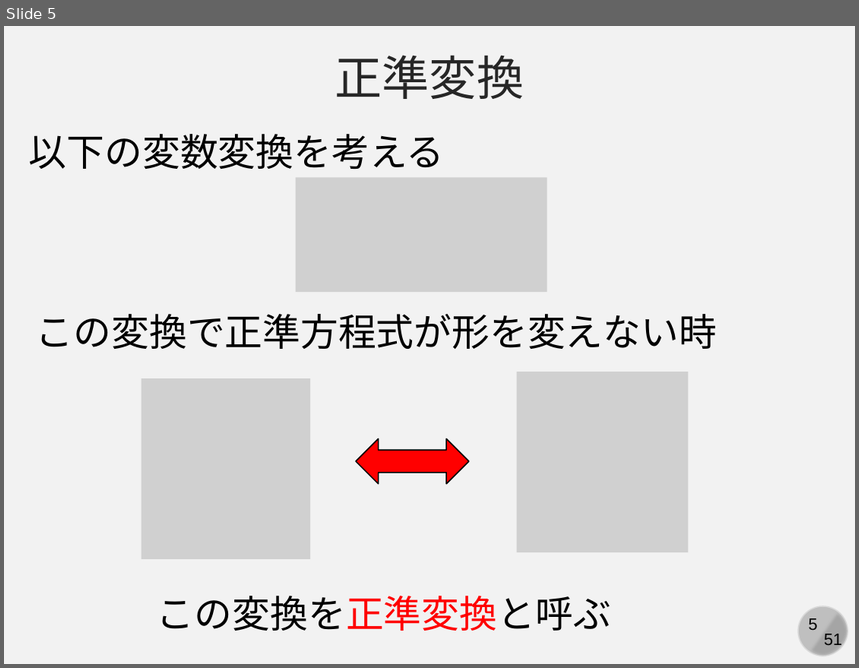
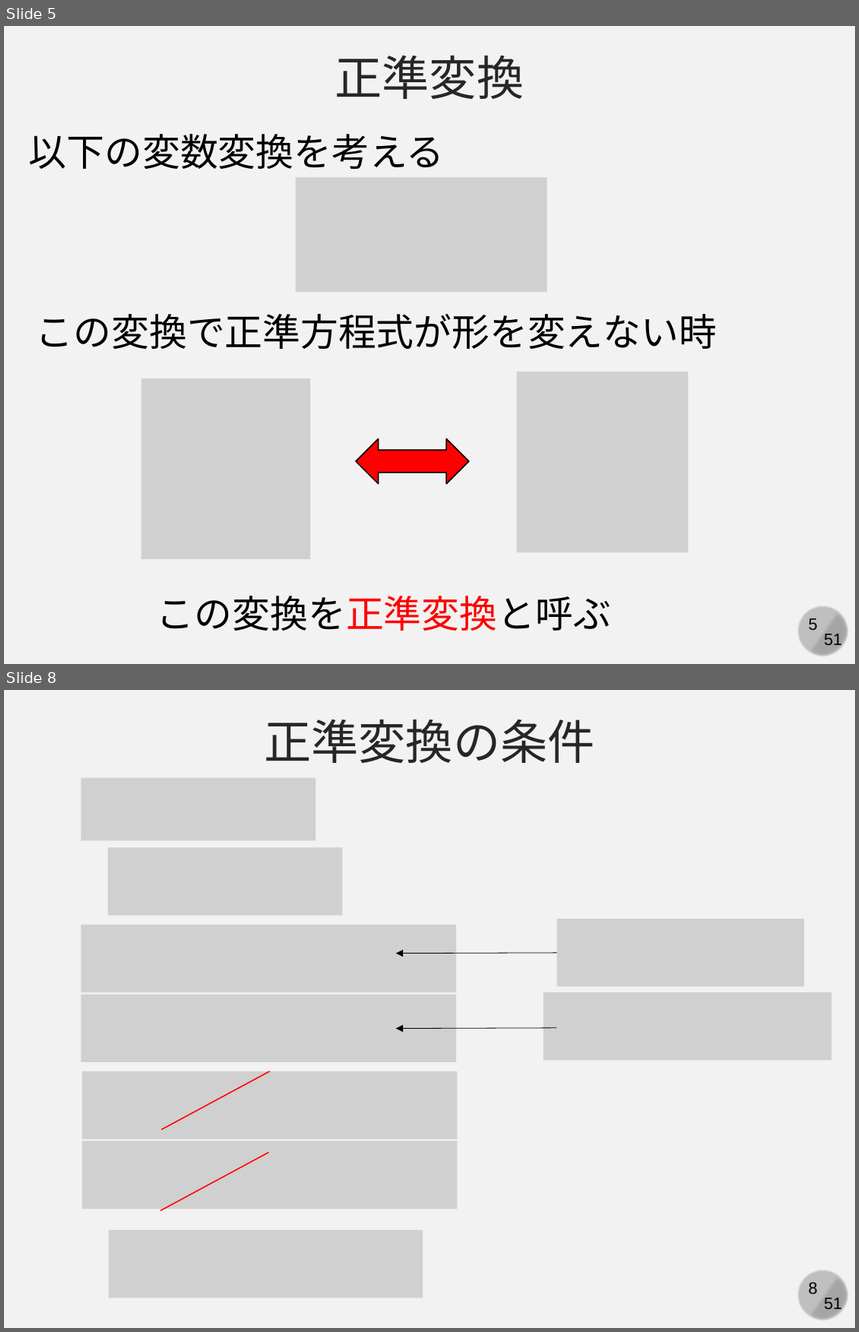
Before and after one commit to kaityo256/classical_mechanics, a slide deck: canonical_transformation/fig/slide.pptx. Shown one above the other, each under a label of ours: slide 5 before the commit, slides 5 and 8 after it; the slides between them are not shown. The pictures are 859x668 and 859x1332 pixels, drawn with LibreOffice and Linux fonts; fonts in the diff are those of the drawing; grey boxes stand for pictures. Boxes give left, top, right and bottom in pixels: in the first picture for what was removed or moved away, otherwise in the second. Text is boxed around its words. In the diff, an @@ line names an element or a change of style, - is before the commit and + after.

```diff
--- a/canonical_transformation/fig/slide.pptx
+++ b/canonical_transformation/fig/slide.pptx
@@ slide 8 added at (4,690,855,1328), background #F2F2F2; not listed: 4 template elements that a slide beside it also shows @@
@@ text added at (264,719,595,763), 40 pt, text #262626 @@
+正準変換の条件
@@ picture added at (82,777,316,840) @@
@@ picture added at (108,847,343,916) @@
@@ picture added at (82,925,457,993) @@
@@ picture added at (557,919,804,987) @@
@@ arrow added from (557, 953) to (396, 954), #000000 0.5 pt @@
@@ picture added at (82,995,457,1063) @@
@@ picture added at (544,993,832,1061) @@
@@ arrow added from (557, 1028) to (396, 1029), #000000 0.5 pt @@
@@ picture added at (82,1072,458,1139) @@
@@ line added from (161, 1130) to (269, 1072), #FF0000 1 pt @@
@@ picture added at (82,1141,458,1209) @@
@@ line added from (161, 1211) to (268, 1153), #FF0000 1 pt @@
@@ picture added at (109,1230,423,1299) @@
```
Also in this commit, not shown: 1 slide changed, 21 other slides added, 1 other file.
